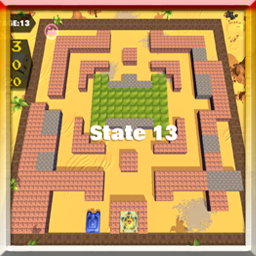
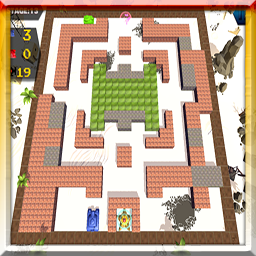
The second 256 × 256 image is a revision of the first. Changes to its layers:
painted on "Layer 4" over [0, 0, 256, 256]
painted on "Layer 5" over [0, 0, 256, 256]
